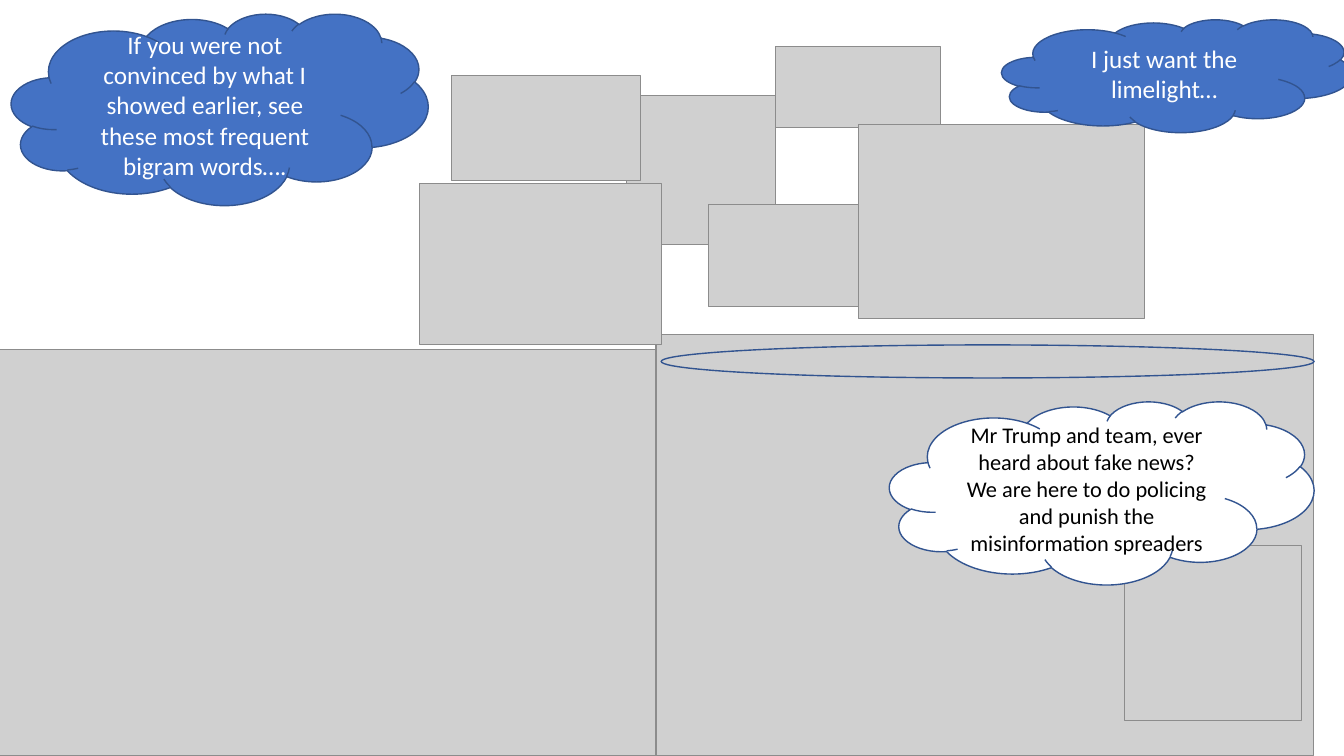
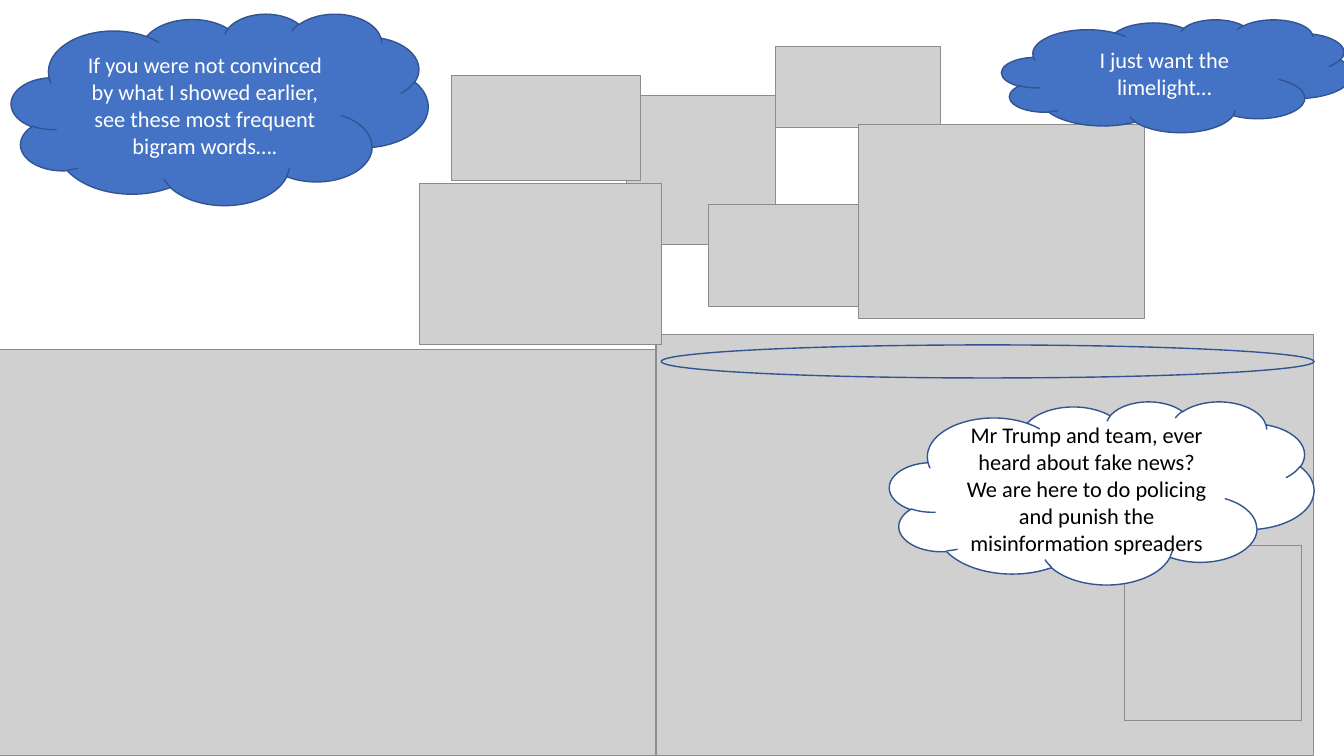
Before and after one commit to shalin4788/Springboard-Do-not-refer-, a slide deck: slide 8 of Capstone Two/reports/Capstone_Presentation.pptx. Drawn at 1344x756 pixels with LibreOffice and Linux fonts; fonts in the diff are those of the drawing; grey boxes stand for pictures. Boxes give left, top, right and bottom in pixels: in the first picture for what was removed or moved away, otherwise in the second. Text is boxed around its words. In the diff, an @@ line names an element or a change of style, - is before the commit and + after.

```diff
--- a/Capstone Two/reports/Capstone_Presentation.pptx
+++ b/Capstone Two/reports/Capstone_Presentation.pptx
@@ cloud "If you were not convinced ..." at bbox=[11, 13, 427, 205]: size 18 to 16 pt @@
@@ cloud "I just want the limelight…" at bbox=[1002, 19, 1344, 132]: size 18 to 16 pt @@
```
Also in this commit, not shown: 7 other slides changed.
